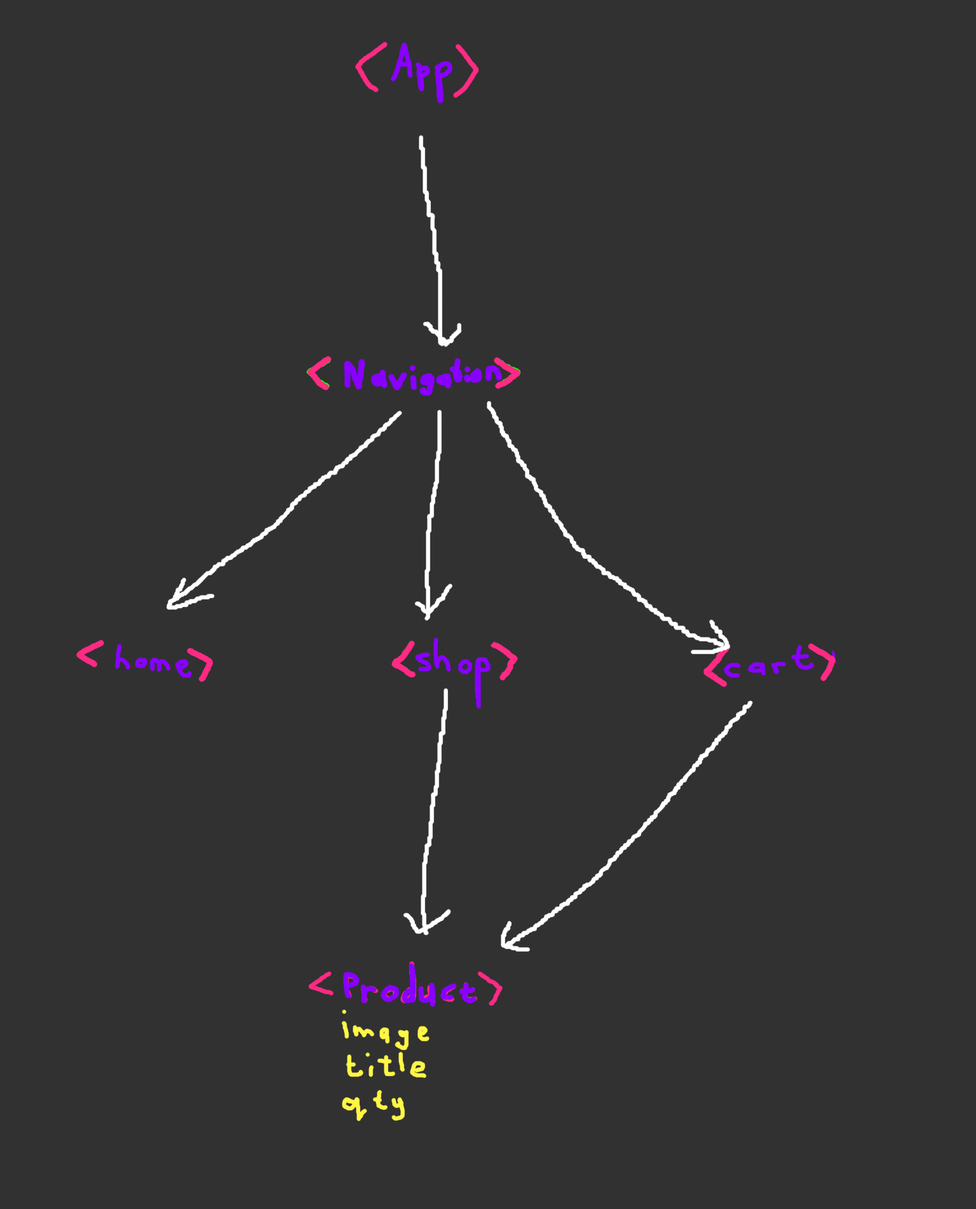
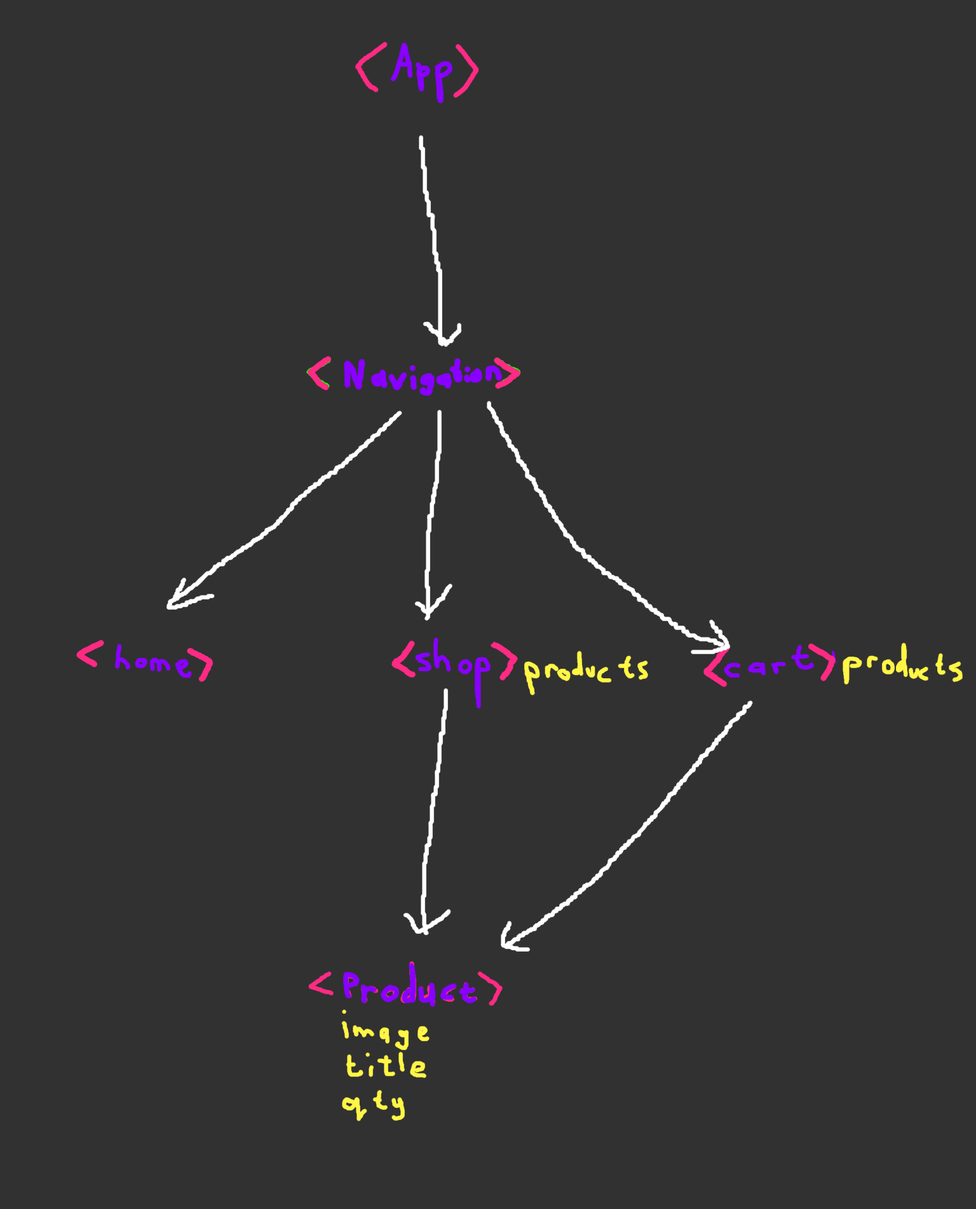
The second w=976, h=1209 image is a revision of the first. Changes to its layers:
painted on "Paint Layer 2" over left=524, top=642, right=963, bottom=696
painted on "Paint Layer 1" over left=524, top=642, right=963, bottom=696
